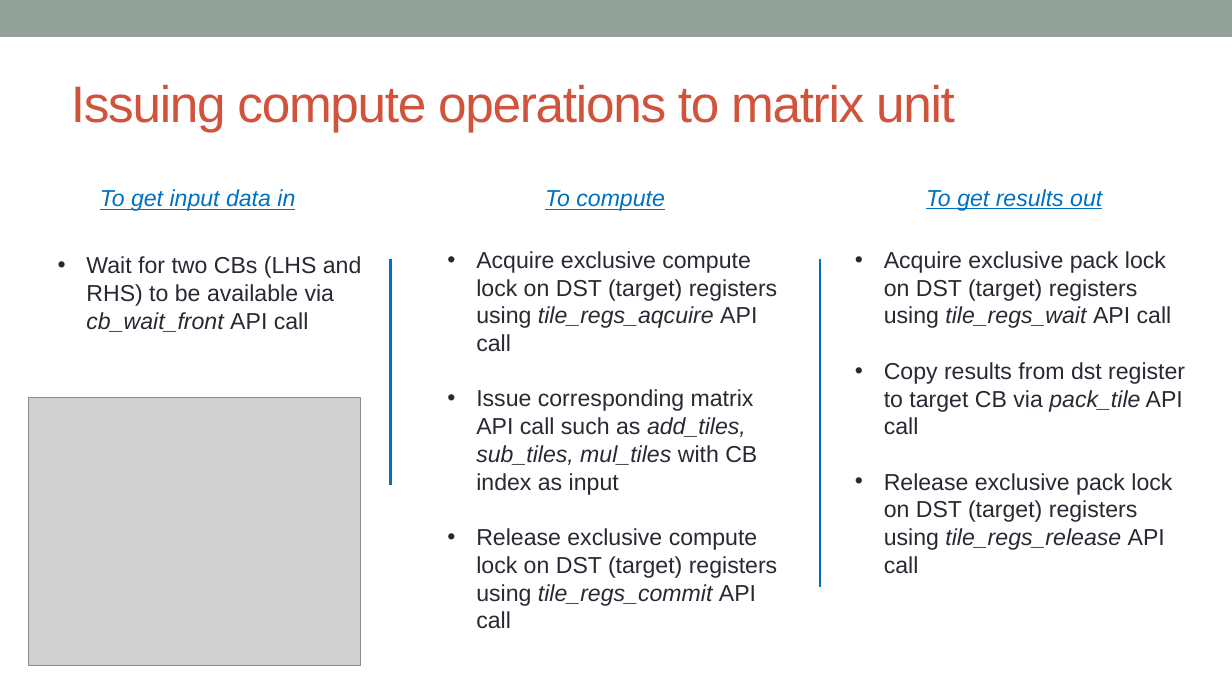
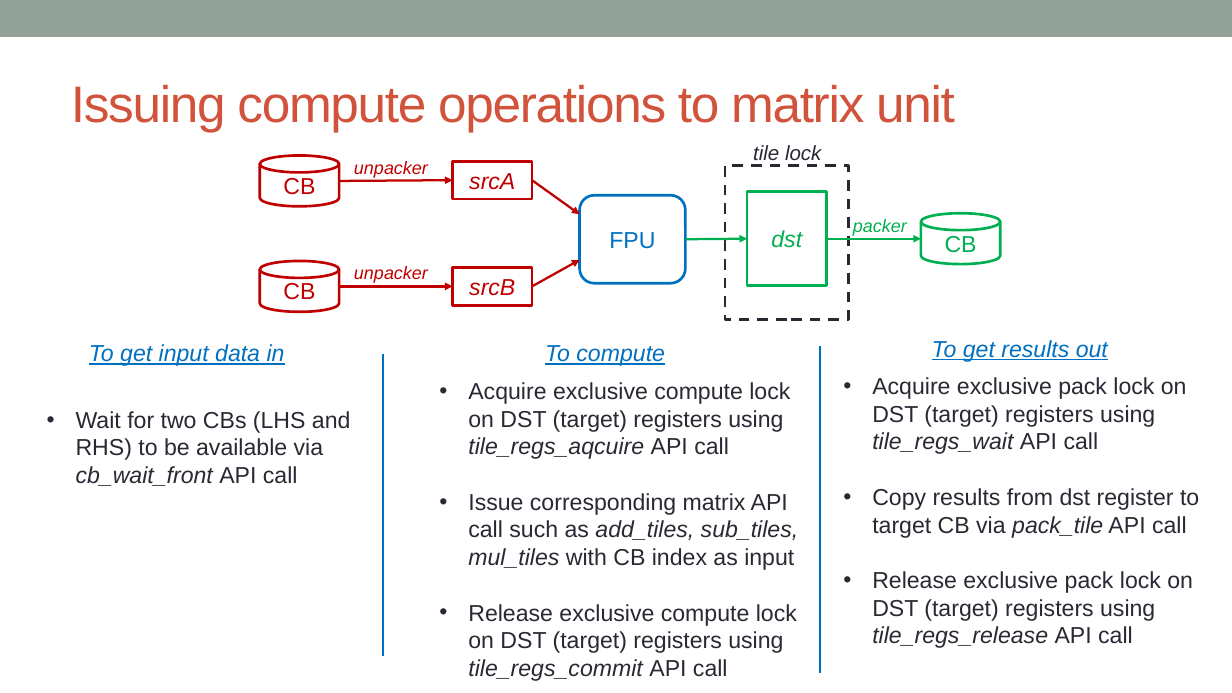
Before and after one commit to owainkenwayucl/tt-tutorial, a slide deck: slide 5 of lectures/src/SDK-compute.pptx. Drawn at 1232x693 pixels with LibreOffice and Linux fonts; fonts in the diff are those of the drawing; grey boxes stand for pictures. Boxes give left, top, right and bottom in pixels: in the first picture for what was removed or moved away, otherwise in the second. Text is boxed around its words. In the diff, an @@ line names an element or a change of style, - is before the commit and + after.

```diff
--- a/lectures/src/SDK-compute.pptx
+++ b/lectures/src/SDK-compute.pptx
@@ group added at box(260, 145, 1001, 320): 6 arrows, 4 rectangles, 4 texts, 3 cylinders, 1 rounded rectangle @@
+FPU
+srcA
+srcB
+dst
+CB
+CB
+unpacker
+unpacker
+CB
+packer
+tile lock
@@ text "To get input data in": place and size @@
-text "To get input data in" at box(100, 189, 295, 211)
+text "To get input data in" at box(89, 344, 285, 366)
@@ line moved from (391, 260) - (391, 485) to (384, 354) - (384, 656) @@
@@ text "To compute": place and size @@
-text "To compute" at box(545, 190, 665, 211)
+text "To compute" at box(545, 345, 665, 366)
@@ line moved from (820, 260) - (820, 587) to (820, 346) - (820, 673) @@
@@ text "To get results out": place and size @@
-text "To get results out" at box(926, 189, 1102, 211)
+text "To get results out" at box(932, 340, 1108, 362)
@@ text "Acquire exclusive compute lock on ..." rewrapped from box(476, 251, 777, 629) to box(468, 382, 799, 681) @@
@@ text "Acquire exclusive pack lock on ..." rewrapped from box(884, 251, 1185, 573) to box(872, 377, 1199, 648) @@
@@ picture removed at box(28, 398, 360, 666) @@
@@ text "Wait for two CBs (LHS ...": place and size @@
-text "Wait for two CBs (LHS ..." at box(86, 256, 362, 332)
+text "Wait for two CBs (LHS ..." at box(76, 411, 351, 486)
```
Also in this commit, not shown: 3 other slides changed, 1 other file.
